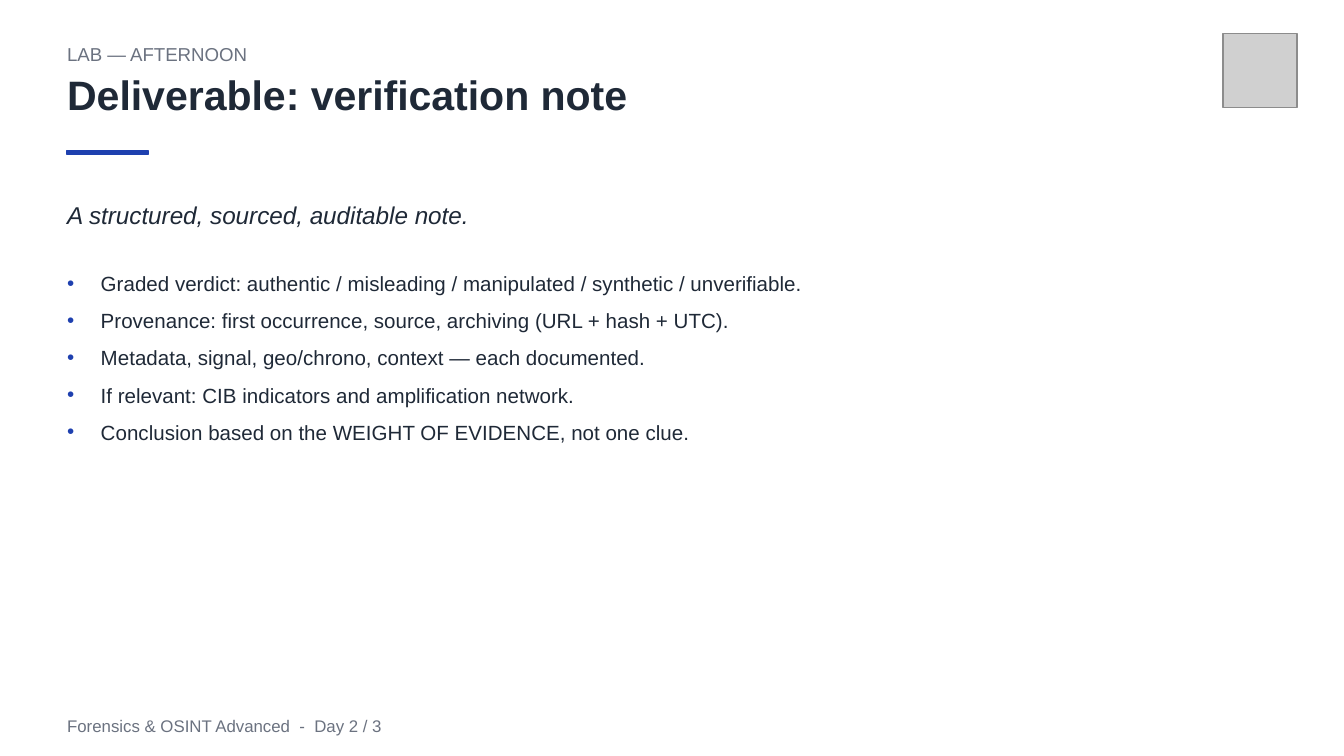
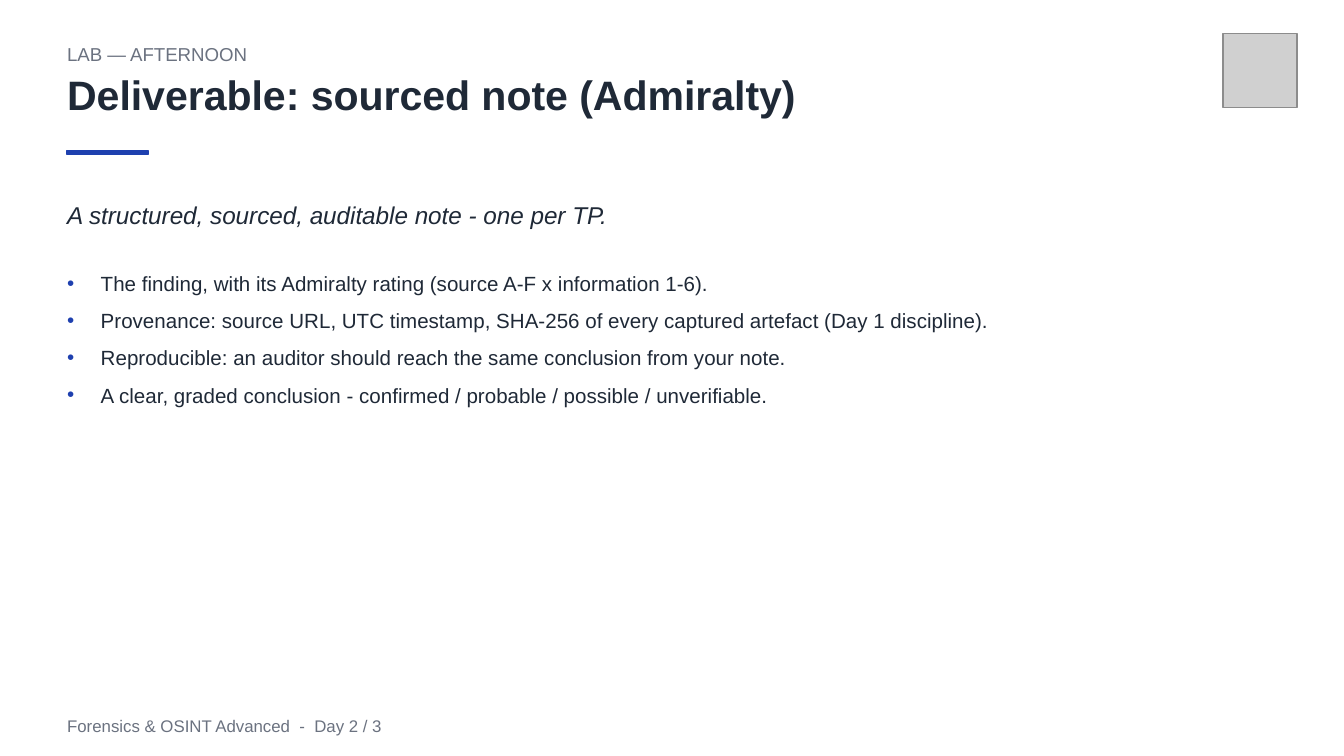
Before and after one commit to clemdepernet/osint-advanced-labs, a slide deck: slide 33 of Day_2/Day_2_Source_Reliability_And_Media_Forensics.pptx (slide 32 before the commit). Drawn at 1344x756 pixels with LibreOffice and Linux fonts; fonts in the diff are those of the drawing; grey boxes stand for pictures. Boxes give left, top, right and bottom in pixels: in the first picture for what was removed or moved away, otherwise in the second. Text is boxed around its words. In the diff, an @@ line names an element or a change of style, - is before the commit and + after.

```diff
--- a/Day_2/Day_2_Source_Reliability_And_Media_Forensics.pptx
+++ b/Day_2/Day_2_Source_Reliability_And_Media_Forensics.pptx
@@ text at (67,80,795,119): text changed @@
-Deliverable: verification note
+Deliverable: sourced note (Admiralty)
@@ text at (67,206,607,229): text changed @@
-A structured, sourced, auditable note.
+A structured, sourced, auditable note - one per TP.
@@ text at (101,276,987,407): text changed @@
-• Graded verdict: authentic / misleading / manipulated / synthetic / unverifiable.
-• Provenance: first occurrence, source, archiving (URL + hash + UTC).
-• Metadata, signal, geo/chrono, context — each documented.
-• If relevant: CIB indicators and amplification network.
-• Conclusion based on the WEIGHT OF EVIDENCE, not one clue.
+• The finding, with its Admiralty rating (source A-F x information 1-6).
+• Provenance: source URL, UTC timestamp, SHA-256 of every captured artefact (Day 1 discipline).
+• Reproducible: an auditor should reach the same conclusion from your note.
+• A clear, graded conclusion - confirmed / probable / possible / unverifiable.
```
Also in this commit, not shown: 7 other slides changed, 1 slide added, 1 other file.
